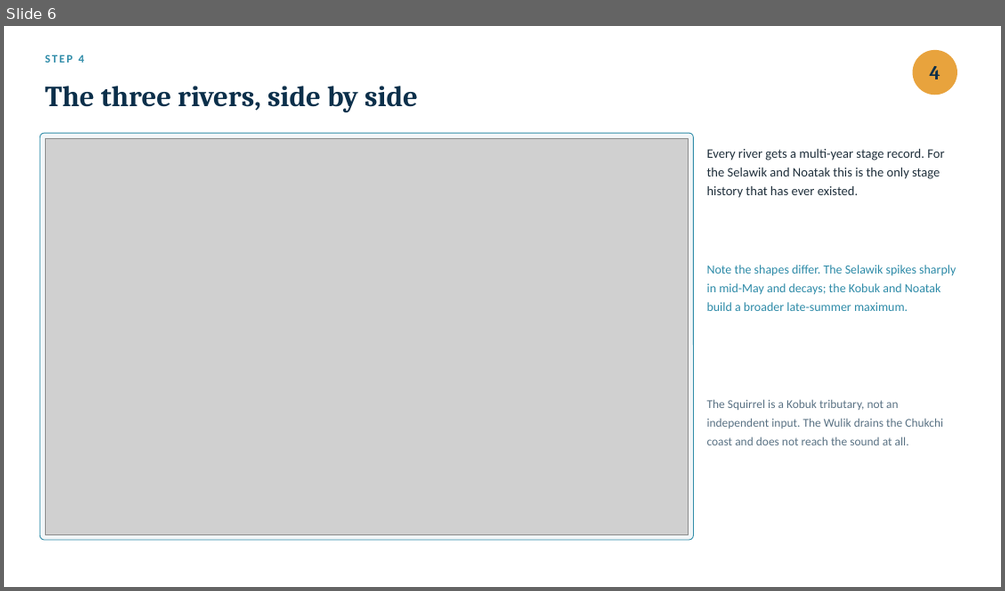
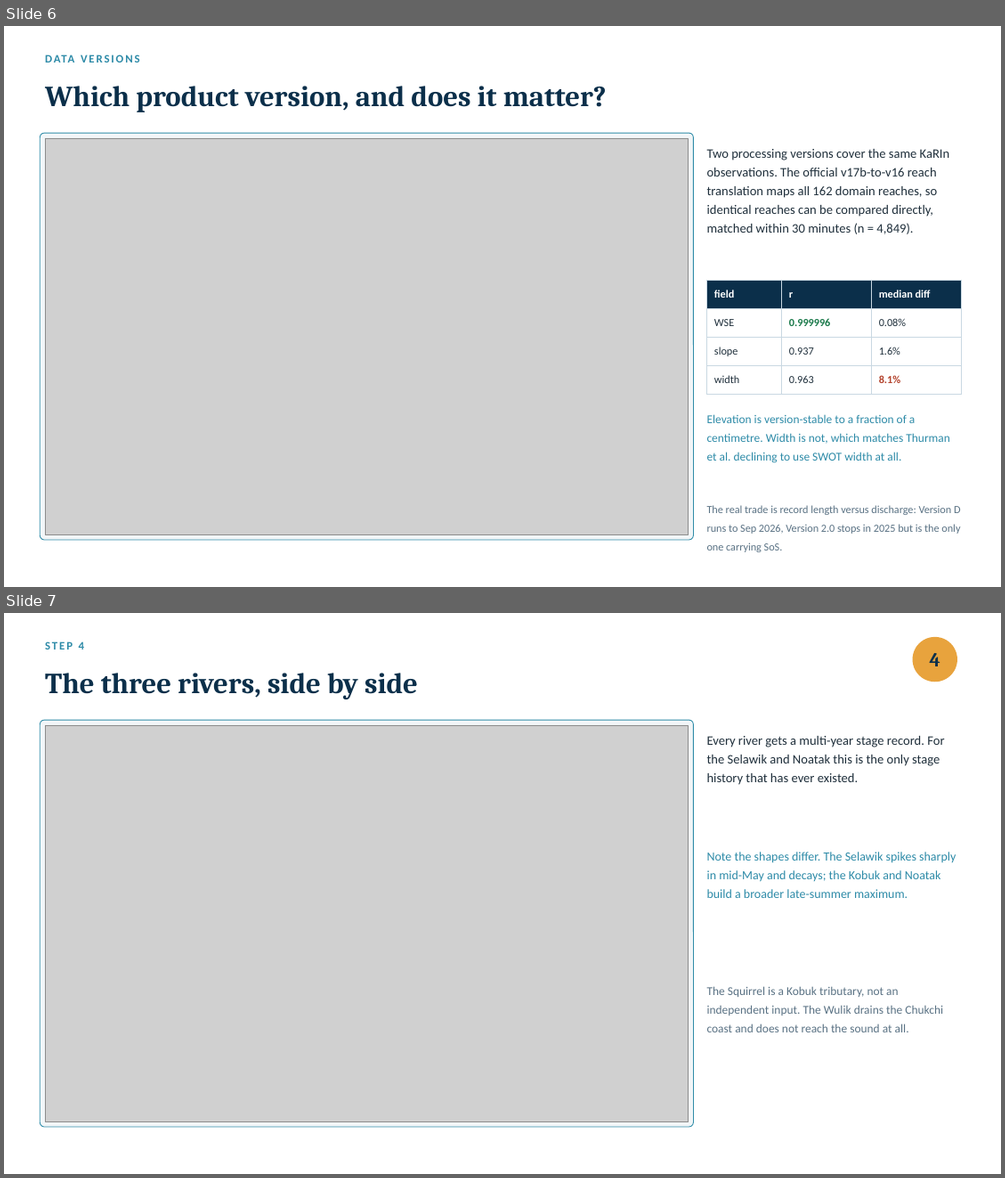
Before and after one commit to tmittal22/swot-kotzebue-sound, a slide deck: deck/Kotzebue_Sequential_Walkthrough.pptx. Shown one above the other, each under a label of ours: slide 6 before the commit, slides 6 and 7 after it. The pictures are 1005x591 and 1005x1178 pixels, drawn with LibreOffice and Linux fonts; fonts in the diff are those of the drawing; grey boxes stand for pictures. Boxes give left, top, right and bottom in pixels: in the first picture for what was removed or moved away, otherwise in the second. Text is boxed around its words. In the diff, an @@ line names an element or a change of style, - is before the commit and + after.

```diff
--- a/deck/Kotzebue_Sequential_Walkthrough.pptx
+++ b/deck/Kotzebue_Sequential_Walkthrough.pptx
@@ slide 6 added at bbox=[4, 26, 1001, 587], background #FFFFFF @@
@@ text added at bbox=[45, 48, 867, 68], 11 pt, text #2E8BA8, bold @@
+DATA VERSIONS
@@ text added at bbox=[45, 86, 607, 112], 28 pt, text #0B2F4A, bold @@
+Which product version, and does it matter?
@@ rounded rectangle added at bbox=[40, 133, 694, 540], fill #F2F6F8, outline #2E8BA8 0.75 pt @@
@@ picture added at bbox=[45, 138, 688, 534] @@
@@ text added at bbox=[707, 149, 950, 234], 12.5 pt, text #20303C @@
+Two processing versions cover the same KaRIn observations. The official v17b-to-v16 reach translation maps all 162 domain reaches, so identical reaches can be compared directly, matched within 30 minutes (n = 4,849).
@@ table added at bbox=[707, 281, 961, 386], 4 rows, 3 columns @@
+field | r | median diff
+WSE | 0.999996 | 0.08%
+slope | 0.937 | 1.6%
+width | 0.963 | 8.1%
@@ text added at bbox=[707, 414, 950, 463], 11.5 pt, text #2E8BA8 @@
+Elevation is version-stable to a fraction of a centimetre. Width is not, which matches Thurman et al. declining to use SWOT width at all.
@@ text added at bbox=[707, 505, 961, 552], 10.5 pt, text #5A7284 @@
+The real trade is record length versus discharge: Version D runs to Sep 2026, Version 2.0 stops in 2025 but is the only one carrying SoS.
@@ what was slide 6 is now slide 7 @@
```
Also in this commit, not shown: 1 slide changed, 2 other slides added, 8 other files.
